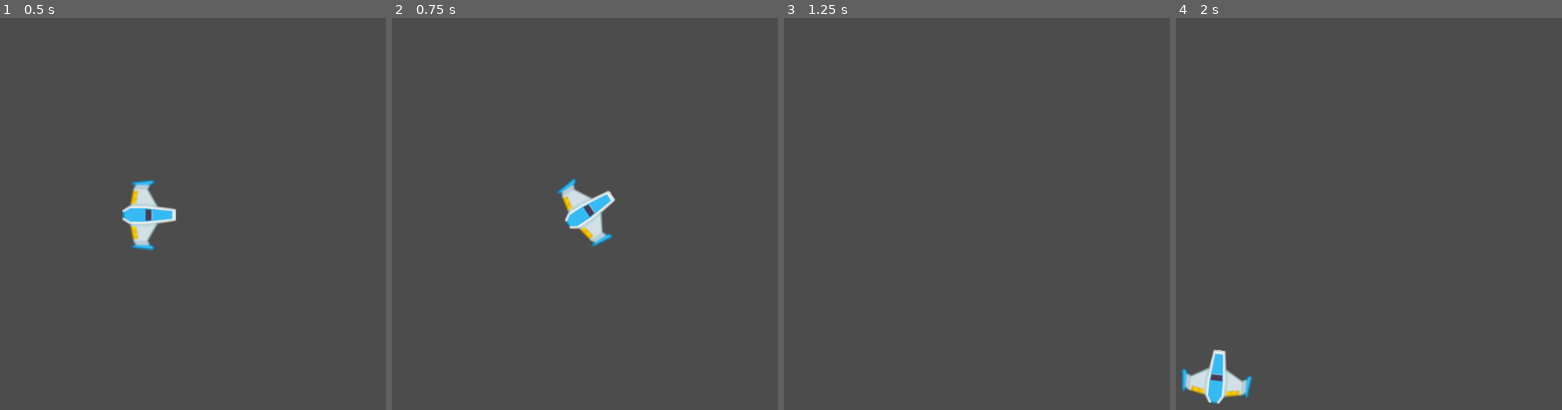
Above: before the commit, frames 1-4 (left to right).
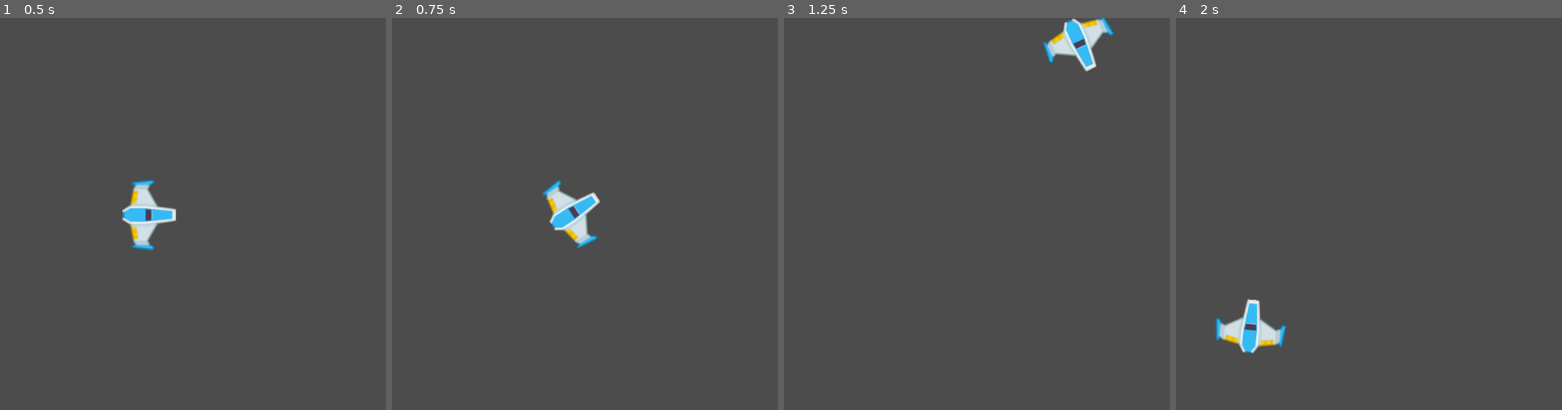
Above: after the commit, the same moments.

Repository: GimenezGeorge/Meteoritos
Game: Godot game, scene res://Juego/Niveles/NivelTest.tscn
Same seed, same stepped clock (60 frames per second), same inputs: the game is played once before the commit and once after it.
Inputs:
- Up to frame 1 (0.5 s): no input
- Up to frame 2 (0.75 s): tap Enter at 0.5 s; hold W (m_adelante) from 0.53 s (still down); hold A (rotar_antih) from 0.53 s (still down)
- Up to frame 3 (1.25 s): keep holding W (m_adelante); keep holding A (rotar_antih)
- Up to frame 4 (2 s): release W (m_adelante) at 1.28 s; release A (rotar_antih) at 1.28 s; hold S (m_atras) from 1.28 s (still down); tap D (rotar_hor) at 1.35 s

Frame 1 is identical in both runs. In frame 2, 1.8% of the frame differs, in the area x 39-58%, y 40-59%; in frame 3, 1.3%; in frame 4, 2.5%, in the area x 1-29%, y 71-99%.

Commit message:
Ajustes_nave
Ajustamos los controles y potencias.

Diff:
--- a/Juego/Niveles/Naves/MaterialFisico.tres
+++ b/Juego/Niveles/Naves/MaterialFisico.tres
@@ -2,4 +2,3 @@
 
 [resource]
 friction = 0.0
-bounce = 12.0
--- a/Juego/Niveles/NivelTest.tscn
+++ b/Juego/Niveles/NivelTest.tscn
@@ -6,5 +6,5 @@
 
 [node name="Player" parent="." instance=ExtResource( 1 )]
 position = Vector2( 549, 277 )
-potencia_motor = 80
+potencia_motor = 55
 potencia_rotacion = 600
